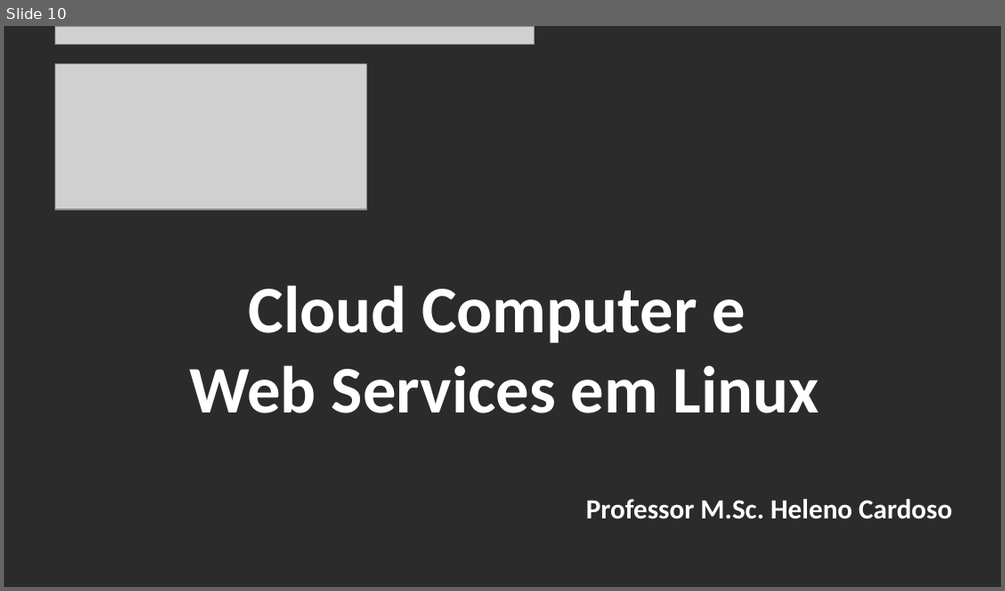
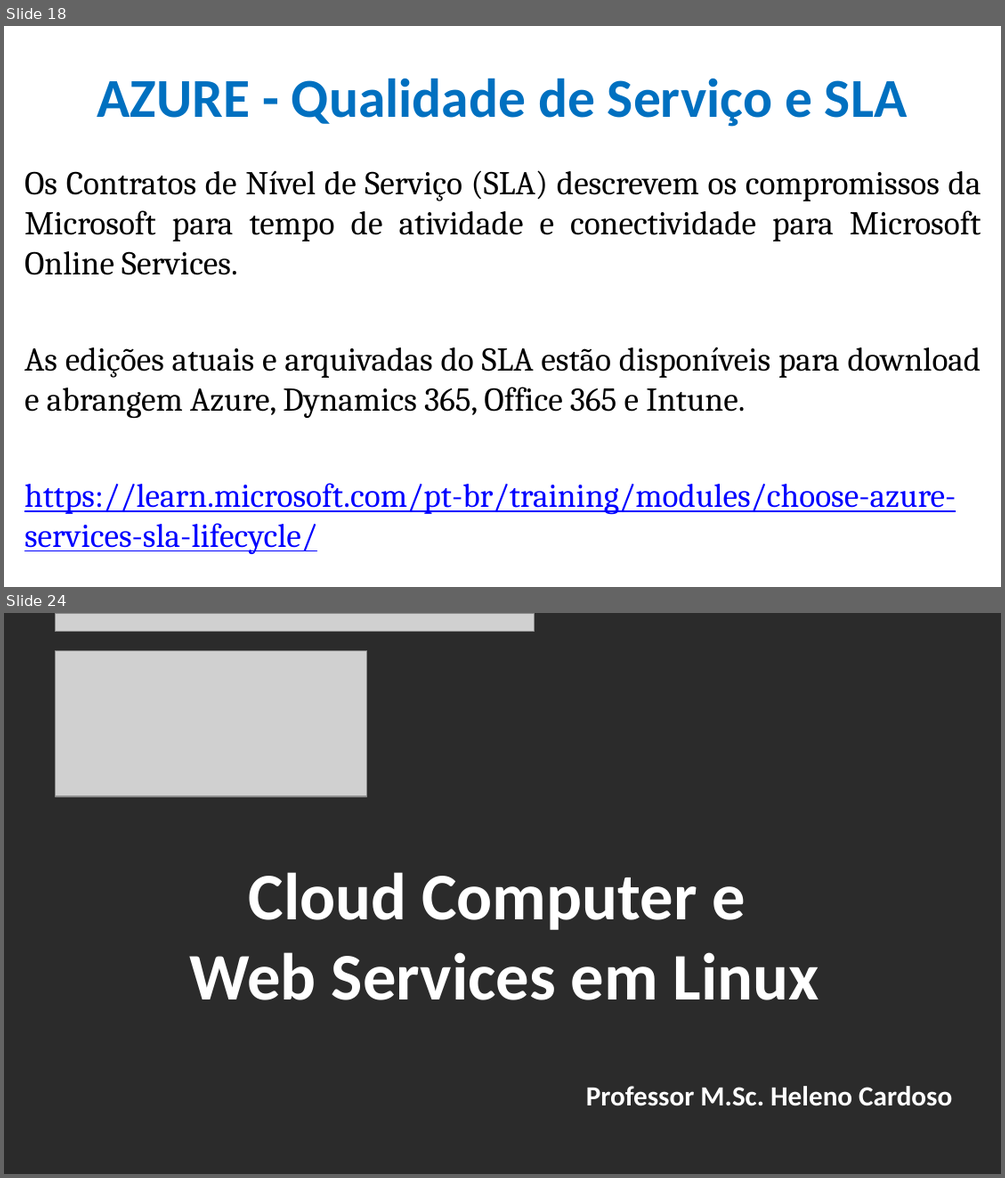
Before and after one commit to CloudEducationBrazil/WydenComputacaoNuvemWebServicesLinux, a slide deck: 01 Classes/Aula 05 - Computação em Nuvem e Web Services em Linux Bilhetagem.pptx. Shown one above the other, each under a label of ours: slide 10 before the commit, slides 18 and 24 after it; the slides between them are not shown. The pictures are 1005x591 and 1005x1178 pixels, drawn with LibreOffice and Linux fonts; fonts in the diff are those of the drawing; grey boxes stand for pictures; background and template pictures are left out; a plain dark background stands for a picture behind light text. Boxes give left, top, right and bottom in pixels: in the first picture for what was removed or moved away, otherwise in the second. Text is boxed around its words. In the diff, an @@ line names an element or a change of style, - is before the commit and + after.

```diff
--- a/01 Classes/Aula 05 - Computação em Nuvem e Web Services em Linux Bilhetagem.pptx
+++ b/01 Classes/Aula 05 - Computação em Nuvem e Web Services em Linux Bilhetagem.pptx
@@ slide 18 added at (4, 26, 1001, 587), background picture (left out) @@
@@ title added at (97, 78, 906, 127), 39.6 pt, text #0070C0, bold @@
+AZURE - Qualidade de Serviço e SLA
@@ text added at (24, 170, 981, 554), 24 pt, text #000000 @@
+Os Contratos de Nível de Serviço (SLA) descrevem os compromissos da Microsoft para tempo de atividade e conectividade para Microsoft Online Services.
+As edições atuais e arquivadas do SLA estão disponíveis para download e abrangem Azure, Dynamics 365, Office 365 e Intune.
+https://learn.microsoft.com/pt-br/training/modules/choose-azure-services-sla-lifecycle/
@@ what was slide 10 is now slide 24 @@
```
Also in this commit, not shown: 7 slides changed, 13 other slides added, 3 other files.
